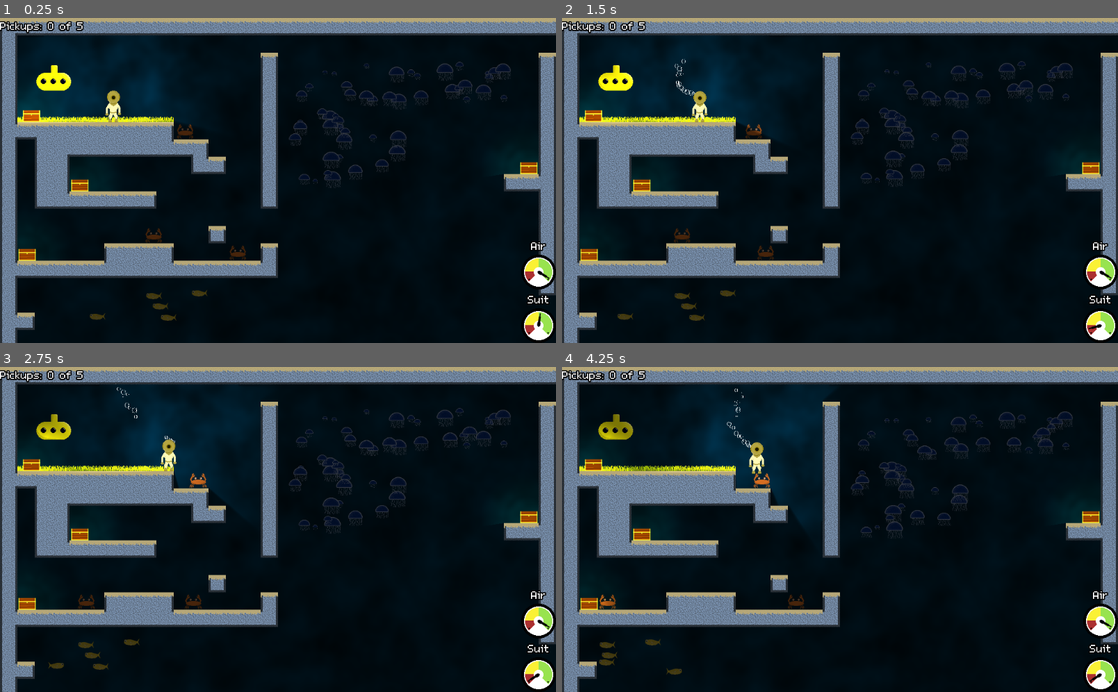
Above: before the commit, frames 1-4 (two rows, left to right).
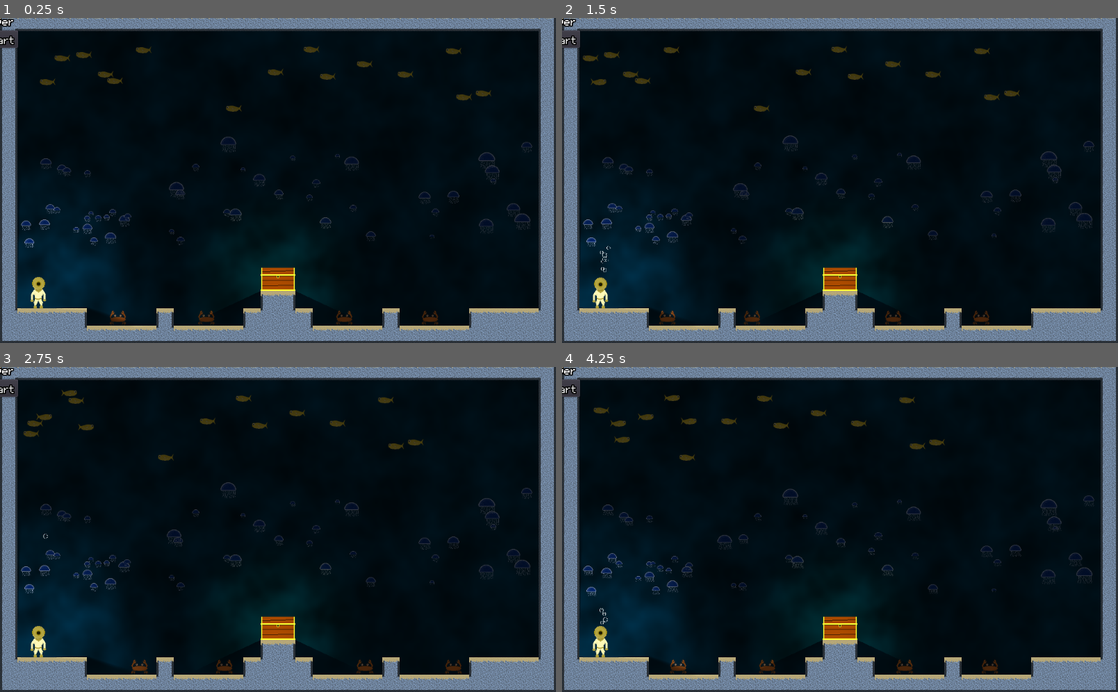
Above: after the commit, the same moments.

Repository: bengosney/diver
Game: Godot game, scene res://Main.tscn
Same seed, same stepped clock (60 frames per second), same inputs: the game is played once before the commit and once after it.
Inputs:
- Up to frame 1 (0.25 s): no input
- Up to frame 2 (1.5 s): hold Down (buoyancy_dec) 0.53-1.28 s; hold Right (walk_right) from 0.53 s (still down); tap Up (buoyancy_inc) at 1.35 s
- Up to frame 3 (2.75 s): release Right (walk_right) at 2.03 s; hold Left (walk_left) from 2.03 s (still down); hold Down (buoyancy_dec) from 2.03 s (still down)
- Up to frame 4 (4.25 s): release Left (walk_left) at 2.78 s; release Down (buoyancy_dec) at 2.78 s; hold Right (walk_right) from 2.78 s (still down); tap Up (buoyancy_inc) at 2.85 s; hold Down (buoyancy_dec) from 3.53 s (still down)

The runs differ from the first frame. In frame 1, 36% of the frame differs, in the area x 0-100%, y 0-100%; in frame 2, 36%; in frame 3, 36%; in frame 4, 36%.

Commit message:
Worst, title screen, ever

Diff:
--- /dev/null
+++ b/Main.gd
@@ -0,0 +1,5 @@
+extends Node2D
+
+
+func _on_TitleScreen_start_game():
+	get_tree().change_scene("res://MainLevel/PlayableLevel.tscn")
--- a/Main.tscn
+++ b/Main.tscn
@@ -1,7 +1,13 @@
-[gd_scene load_steps=2 format=2]
+[gd_scene load_steps=3 format=2]
 
-[ext_resource path="res://MainLevel/PlayableLevel.tscn" type="PackedScene" id=1]
+[ext_resource path="res://TitleScreen/TitleScreen.tscn" type="PackedScene" id=1]
+[ext_resource path="res://Main.gd" type="Script" id=4]
 
 [node name="Main" type="Node2D"]
+script = ExtResource( 4 )
 
-[node name="PlayableLevel" parent="." instance=ExtResource( 1 )]
+[node name="TitleScreen" parent="." instance=ExtResource( 1 )]
+anchor_right = 0.0
+anchor_bottom = 0.0
+
+[connection signal="start_game" from="TitleScreen" to="." method="_on_TitleScreen_start_game"]
--- /dev/null
+++ b/TitleScreen/TitleScreen.gd
@@ -0,0 +1,7 @@
+extends Control
+
+signal start_game
+
+
+func _on_Button_pressed():
+	emit_signal("start_game")
--- a/TitleScreen/TitleScreen.tscn
+++ b/TitleScreen/TitleScreen.tscn
@@ -9,6 +9,7 @@
 [ext_resource path="res://Puffer/Puffer.tscn" type="PackedScene" id=7]
 [ext_resource path="res://MainLevel/Background.tscn" type="PackedScene" id=8]
 [ext_resource path="res://Chest/Chest.tscn" type="PackedScene" id=9]
+[ext_resource path="res://TitleScreen/TitleScreen.gd" type="Script" id=10]
 
 [sub_resource type="RectangleShape2D" id=1]
 extents = Vector2( 493.5, 13 )
@@ -16,6 +17,7 @@
 [node name="TitleScreen" type="Control"]
 anchor_right = 1.0
 anchor_bottom = 1.0
+script = ExtResource( 10 )
 __meta__ = {
 "_edit_use_anchors_": false
 }
@@ -101,3 +103,5 @@
 margin_bottom = 331.0
 theme = ExtResource( 1 )
 text = "Start"
+
+[connection signal="pressed" from="VBoxContainer/Button" to="." method="_on_Button_pressed"]
Not shown: 1 places in TitleScreen/TitleScreen.tscn that only renumber resources
